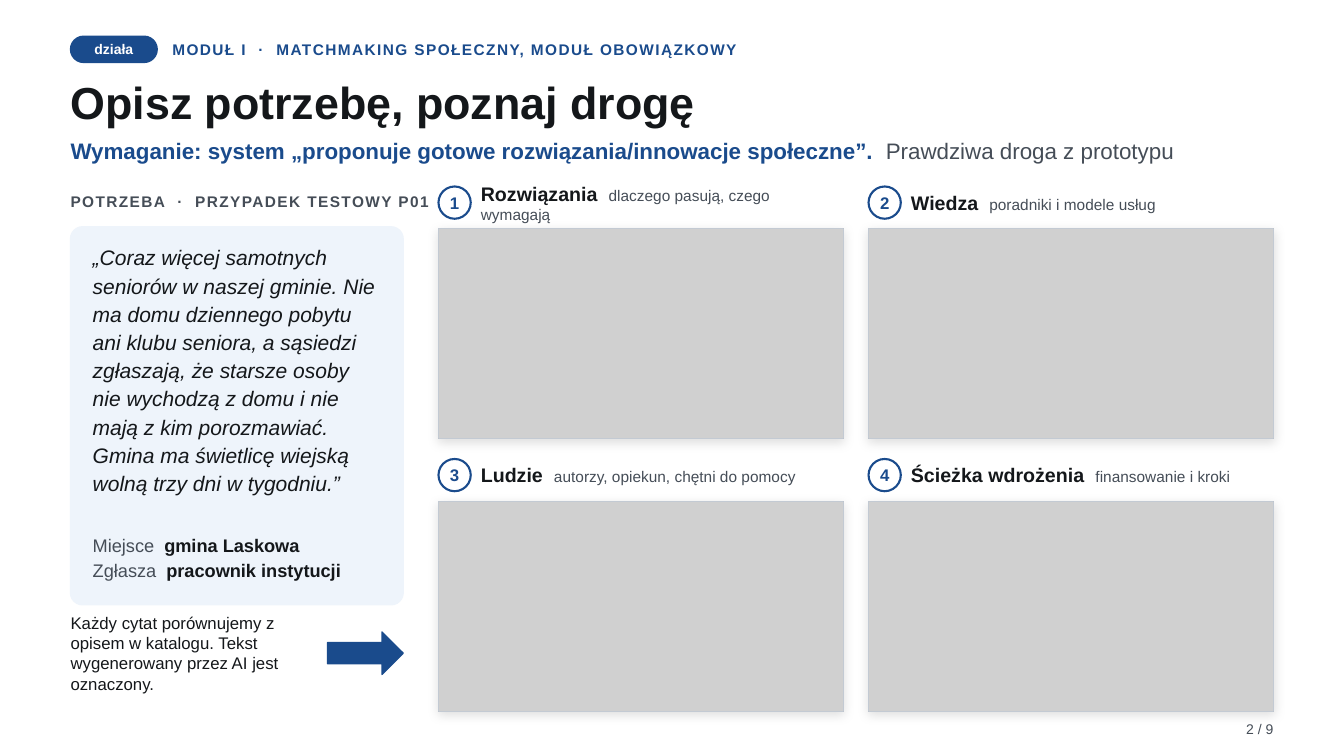
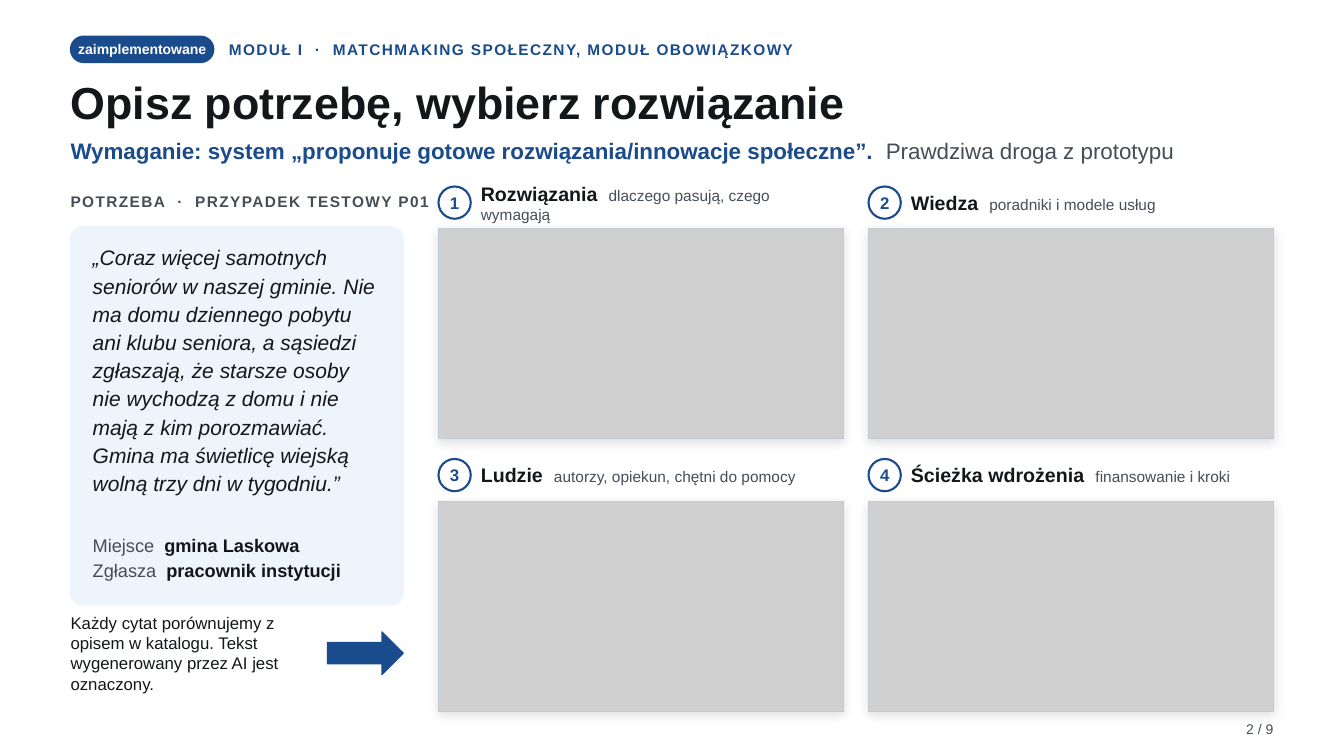
Before and after one commit to bobrovsky420/hackyeah2026, a slide deck: slide 2 of docs/presentation/presentation.pptx. Drawn at 1344x756 pixels with LibreOffice and Linux fonts; fonts in the diff are those of the drawing; grey boxes stand for pictures. Boxes give left, top, right and bottom in pixels: in the first picture for what was removed or moved away, otherwise in the second. Text is boxed around its words. In the diff, an @@ line names an element or a change of style, - is before the commit and + after.

```diff
--- a/docs/presentation/presentation.pptx
+++ b/docs/presentation/presentation.pptx
@@ rounded rectangle: place and size @@
-rounded rectangle at (71,36,157,63)
+rounded rectangle at (71,36,214,63)
@@ text at (78,44,206,57): text changed @@
-działa
+zaimplementowane
@@ text "MODUŁ I · MATCHMAKING SPOŁECZNY, ...": place and size @@
-text "MODUŁ I · MATCHMAKING SPOŁECZNY, ..." at (172,43,736,59)
+text "MODUŁ I · MATCHMAKING SPOŁECZNY, ..." at (229,44,793,58)
@@ text at (71,86,844,128): text changed @@
-Opisz potrzebę, poznaj drogę
+Opisz potrzebę, wybierz rozwiązanie
```
Also in this commit, not shown: 5 other slides changed, 12 other files.
